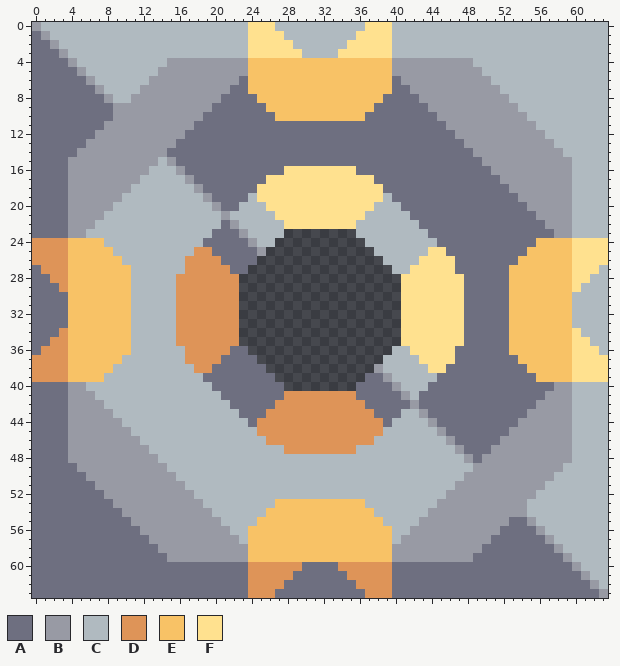
Pixel-art sprite -- sprites/blocks/power/creosote-burner.png. Above, as it was before the edit.
The file is 64x64 pixels.
Palette (. is transparent): A #6e6f80  B #989aa4  C #b0bac0  D #de9458  E #f8c266  F #ffe18f
Pixels before, first column x 0:
 0 BCCCCCCCCCCCCCCCCCCCCCCCFFFCCCCCCCCCCFFFCCCCCCCCCCCCCCCCCCCCCCCC
 1 ABCCCCCCCCCCCCCCCCCCCCCCFFFFCCCCCCCCFFFFCCCCCCCCCCCCCCCCCCCCCCCC
 2 AABCCCCCCCCCCCCCCCCCCCCCFFFFFCCCCCCFFFFFCCCCCCCCCCCCCCCCCCCCCCCC
 3 AAABCCCCCCCCCCCCCCCCCCCCFFFFFFCCCCFFFFFFCCCCCCCCCCCCCCCCCCCCCCCC
 4 AAAABCCCCCCCCCCBBBBBBBBBEEEEEEEEEEEEEEEEBBBBBBBBBCCCCCCCCCCCCCCC
 5 AAAAABCCCCCCCCBBBBBBBBBBEEEEEEEEEEEEEEEEBBBBBBBBBBCCCCCCCCCCCCCC
 6 AAAAAABCCCCCCBBBBBBBBBBAEEEEEEEEEEEEEEEEABBBBBBBBBBCCCCCCCCCCCCC
 7 AAAAAAABCCCCBBBBBBBBBBAAEEEEEEEEEEEEEEEEAABBBBBBBBBBCCCCCCCCCCCC
 8 AAAAAAAABCCBBBBBBBBBBAAAAEEEEEEEEEEEEEEAAAABBBBBBBBBBCCCCCCCCCCC
 9 AAAAAAAAABBBBBBBBBBBAAAAAAEEEEEEEEEEEEAAAAAABBBBBBBBBBCCCCCCCCCC
10 AAAAAAAAABBBBBBBBBBAAAAAAAAEEEEEEEEEEAAAAAAAABBBBBBBBBBCCCCCCCCC
11 AAAAAAAABBBBBBBBBBAAAAAAAAAAAAAAAAAAAAAAAAAAAABBBBBBBBBBCCCCCCCC
12 AAAAAAABBBBBBBBBBAAAAAAAAAAAAAAAAAAAAAAAAAAAAAABBBBBBBBBBCCCCCCC
13 AAAAAABBBBBBBBBBAAAAAAAAAAAAAAAAAAAAAAAAAAAAAAAABBBBBBBBBBCCCCCC
14 AAAAABBBBBBBBBBAAAAAAAAAAAAAAAAAAAAAAAAAAAAAAAAAABBBBBBBBBBCCCCC
15 AAAABBBBBBBBBBCBAAAAAAAAAAAAAAAAAAAAAAAAAAAAAAAAAABBBBBBBBBBCCCC
16 AAAABBBBBBBBBCCCBAAAAAAAAAAAFFFFFFFFAAAAAAAAAAAAAAABBBBBBBBBCCCC
17 AAAABBBBBBBBCCCCCBAAAAAAAAFFFFFFFFFFFFAAAAAAAAAAAAAABBBBBBBBCCCC
18 AAAABBBBBBBCCCCCCCBAAAAAAFFFFFFFFFFFFFFAAAAAAAAAAAAAABBBBBBBCCCC
19 AAAABBBBBBCCCCCCCCCBAAAACFFFFFFFFFFFFFFCAAAAAAAAAAAAAABBBBBBCCCC
20 AAAABBBBBCCCCCCCCCCCBAACCCFFFFFFFFFFFFCCCAAAAAAAAAAAAAABBBBBCCCC
21 AAAABBBBCCCCCCCCCCCCCBCCCCCFFFFFFFFFFCCCCCAAAAAAAAAAAAAABBBBCCCC
22 AAAABBBCCCCCCCCCCCCCCABCCCCCFFFFFFFFCCCCCCCAAAAAAAAAAAAAABBBCCCC
23 AAAABBCCCCCCCCCCCCCCAAABCCCC........CCCCCCCCAAAAAAAAAAAAAABBCCCC
24 DDDDEEEECCCCCCCCCCCAAAAABCC..........CCCCCCCCAAAAAAAAAAAEEEEFFFF
25 DDDDEEEEECCCCCCCCCDDAAAAAB............CCCCCCFFAAAAAAAAAEEEEEFFFF
26 DDDDEEEEEECCCCCCCDDDDAAAA..............CCCCFFFFAAAAAAAEEEEEEFFFF
27 ADDDEEEEEEECCCCCCDDDDDAA................CCFFFFFAAAAAAEEEEEEEFFFC
28 AADDEEEEEEECCCCCDDDDDDD..................FFFFFFFAAAAAEEEEEEEFFCC
29 AAADEEEEEEECCCCCDDDDDDD..................FFFFFFFAAAAAEEEEEEEFCCC
30 AAAAEEEEEEECCCCCDDDDDDD..................FFFFFFFAAAAAEEEEEEECCCC
31 AAAAEEEEEEECCCCCDDDDDDD..................FFFFFFFAAAAAEEEEEEECCCC
32 AAAAEEEEEEECCCCCDDDDDDD..................FFFFFFFAAAAAEEEEEEECCCC
33 AAAAEEEEEEECCCCCDDDDDDD..................FFFFFFFAAAAAEEEEEEECCCC
34 AAADEEEEEEECCCCCDDDDDDD..................FFFFFFFAAAAAEEEEEEEFCCC
35 AADDEEEEEEECCCCCDDDDDDD..................FFFFFFFAAAAAEEEEEEEFFCC
36 ADDDEEEEEEECCCCCCDDDDDAA................CCFFFFFAAAAAAEEEEEEEFFFC
37 DDDDEEEEEECCCCCCCDDDDAAAA..............CCCCFFFFAAAAAAAEEEEEEFFFF
38 DDDDEEEEECCCCCCCCCDDAAAAAA............BCCCCCFFAAAAAAAAAEEEEEFFFF
39 DDDDEEEECCCCCCCCCCCAAAAAAAA..........AABCCCCCAAAAAAAAAAAEEEEFFFF
40 AAAABBCCCCCCCCCCCCCCAAAAAAAA........AAAABCCCAAAAAAAAAAAAAABBCCCC
41 AAAABBBCCCCCCCCCCCCCCAAAAAAADDDDDDDDAAAAABCAAAAAAAAAAAAAABBBCCCC
42 AAAABBBBCCCCCCCCCCCCCCAAAAADDDDDDDDDDAAAAABAAAAAAAAAAAAABBBBCCCC
43 AAAABBBBBCCCCCCCCCCCCCCAAADDDDDDDDDDDDAAACCBAAAAAAAAAAABBBBBCCCC
44 AAAABBBBBBCCCCCCCCCCCCCCADDDDDDDDDDDDDDACCCCBAAAAAAAAABBBBBBCCCC
45 AAAABBBBBBBCCCCCCCCCCCCCCDDDDDDDDDDDDDDCCCCCCBAAAAAAABBBBBBBCCCC
46 AAAABBBBBBBBCCCCCCCCCCCCCCDDDDDDDDDDDDCCCCCCCCBAAAAABBBBBBBBCCCC
47 AAAABBBBBBBBBCCCCCCCCCCCCCCCDDDDDDDDCCCCCCCCCCCBAAABBBBBBBBBCCCC
48 AAAABBBBBBBBBBCCCCCCCCCCCCCCCCCCCCCCCCCCCCCCCCCCBABBBBBBBBBBCCCC
49 AAAAABBBBBBBBBBCCCCCCCCCCCCCCCCCCCCCCCCCCCCCCCCCCBBBBBBBBBBCCCCC
50 AAAAAABBBBBBBBBBCCCCCCCCCCCCCCCCCCCCCCCCCCCCCCCCBBBBBBBBBBCCCCCC
51 AAAAAAABBBBBBBBBBCCCCCCCCCCCCCCCCCCCCCCCCCCCCCCBBBBBBBBBBCCCCCCC
52 AAAAAAAABBBBBBBBBBCCCCCCCCCCCCCCCCCCCCCCCCCCCCBBBBBBBBBBCCCCCCCC
53 AAAAAAAAABBBBBBBBBBCCCCCCCCEEEEEEEEEECCCCCCCCBBBBBBBBBBCCCCCCCCC
54 AAAAAAAAAABBBBBBBBBBCCCCCCEEEEEEEEEEEECCCCCCBBBBBBBBBBBCCCCCCCCC
55 AAAAAAAAAAABBBBBBBBBBCCCCEEEEEEEEEEEEEECCCCBBBBBBBBBBAABCCCCCCCC
56 AAAAAAAAAAAABBBBBBBBBBCCEEEEEEEEEEEEEEEECCBBBBBBBBBBAAAABCCCCCCC
57 AAAAAAAAAAAAABBBBBBBBBBCEEEEEEEEEEEEEEEECBBBBBBBBBBAAAAAABCCCCCC
58 AAAAAAAAAAAAAABBBBBBBBBBEEEEEEEEEEEEEEEEBBBBBBBBBBAAAAAAAABCCCCC
59 AAAAAAAAAAAAAAABBBBBBBBBEEEEEEEEEEEEEEEEBBBBBBBBBAAAAAAAAAABCCCC
60 AAAAAAAAAAAAAAAAAAAAAAAADDDDDDAAAADDDDDDAAAAAAAAAAAAAAAAAAAABCCC
61 AAAAAAAAAAAAAAAAAAAAAAAADDDDDAAAAAADDDDDAAAAAAAAAAAAAAAAAAAAABCC
62 AAAAAAAAAAAAAAAAAAAAAAAADDDDAAAAAAAADDDDAAAAAAAAAAAAAAAAAAAAAABC
63 AAAAAAAAAAAAAAAAAAAAAAAADDDAAAAAAAAAADDDAAAAAAAAAAAAAAAAAAAAAAAB
After the commit:
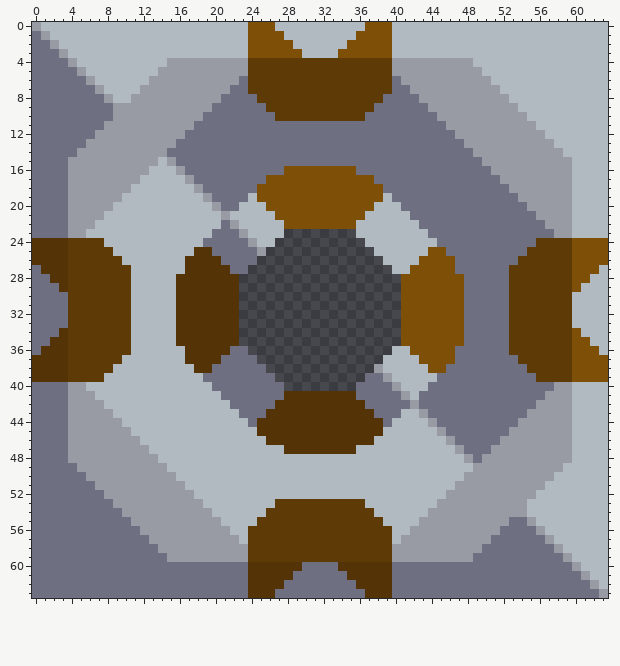
The edit:
colour D: #de9458 -> #543307
colour E: #f8c266 -> #5e3a07
colour F: #ffe18f -> #7d4f07
